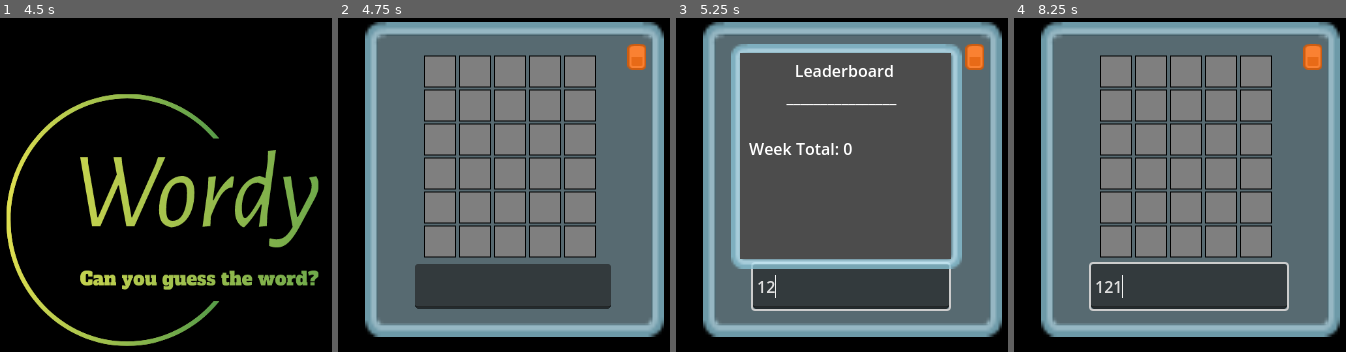
Above: before the commit, frames 1-4 (left to right).
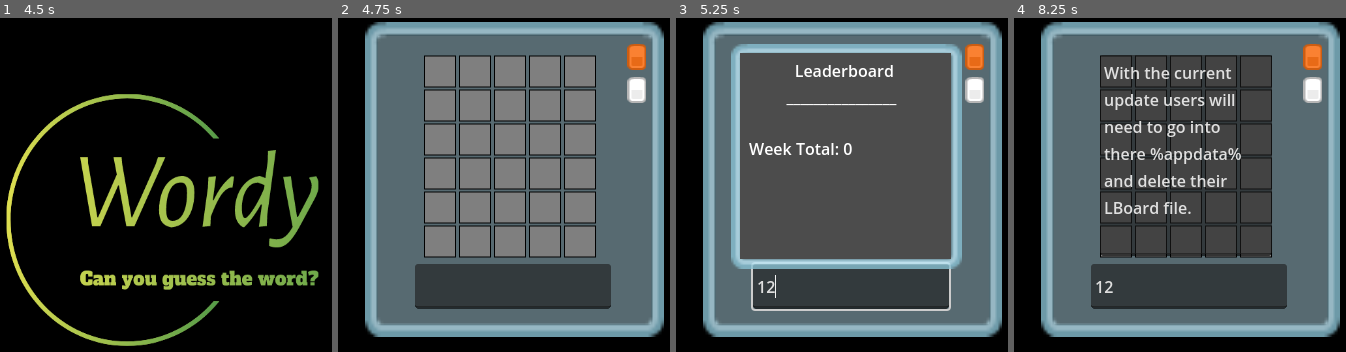
Above: after the commit, the same moments.

Repository: KindaWrks/Wordy
Game: Godot game, scene res://boot_up.tscn
The game is run twice, just before and just after one commit, with the same random seed, the same clock (stepped at 60 frames per second) and the same inputs.
Inputs (mouse positions are in pixels of both pictures, inside the frame that each line leads up to):
- Up to frame 1 (4.5 s): tap Enter at 0.5, 2, 3.5 s; move the mouse to (265, 198) at 0.52 s; tap 1 (Show_LB) at 0.6, 2.1, 3.6 s; click (265, 198) at 0.67 s; tap Space at 1.25, 2.75, 4.25 s; drag from (96, 238) to (156, 298) at 1.27 s; move the mouse to (215, 131) at 2.02 s; click (215, 131) at 2.17 s; drag from (156, 298) to (56, 158) at 2.77 s; move the mouse to (295, 278) at 3.52 s; click (295, 278) at 3.67 s; drag from (56, 158) to (116, 118) at 4.27 s
- Up to frame 2 (4.75 s): no input
- Up to frame 3 (5.25 s): click (851, 285) at 5.02 s; type "12" at 5.1 s
- Up to frame 4 (8.25 s): click (1312, 88) at 5.77 s; click (1312, 88) at 6.52 s; click (1312, 88) at 7.27 s; move the mouse to (1189, 31) at 8.02 s; tap 1 (Show_LB) at 8.1 s; click (1189, 31) at 8.17 s

Frame 1 is identical in both runs. In frame 2, 0.4% of the frame differs, in the area x 87-93%, y 17-26%; in frame 3, 0.4%; in frame 4, 28%, in the area x 22-93%, y 11-88%.

Commit message:
minor additions and update source changed

Diff:
--- a/LeaderBoard.gd
+++ b/LeaderBoard.gd
@@ -17,13 +17,15 @@
 	var attempts = get_parent().attempts
 	show_hide_lb()
 
-	if get_current_weekday() == "Saturday":
+	# Check for new week and reset leaderboard if it's Monday
+	if get_current_weekday() == "Monday":
+		reset_leaderboard()
 		update_lb_label()
 
 func load_leaderboard():
 	var file = FileAccess.open(LEADERBOARD_FILE, FileAccess.READ)
 	if FileAccess.file_exists(LEADERBOARD_FILE):
-		FileAccess.open(LEADERBOARD_FILE, FileAccess.READ)
+		file.open(LEADERBOARD_FILE, FileAccess.READ)
 		while not file.eof_reached():
 			var line = file.get_line().strip_edges()
 			if line != "":
@@ -34,7 +36,7 @@
 
 func save_leaderboard():
 	var file = FileAccess.open(LEADERBOARD_FILE, FileAccess.WRITE)
-	FileAccess.open(LEADERBOARD_FILE, FileAccess.WRITE)
+	file.open(LEADERBOARD_FILE, FileAccess.WRITE)
 	for date_key in leaderboard_data.keys():
 		file.store_line(date_key + ": " + str(leaderboard_data[date_key]))
 	file.close()
@@ -68,22 +70,14 @@
 	if Input.is_action_just_pressed("Show_LB"):
 		LBoard.visible = !LBoard.visible
 
-
 func get_current_weekday():
 	var day = Time.get_datetime_dict_from_system()
-	return ["Sunday", "Monday", "Tuesday", "Wednesday", "Thursday", "Friday", "Saturday"][day.weekday]
-
-func check_new_week():
-	var current_date = get_current_weekday()
-	if current_date not in leaderboard_data:
-		return true
-	else:
-		return false
+	return ["Monday", "Tuesday", "Wednesday", "Thursday", "Friday", "Saturday", "Sunday"][day.weekday]
 
 func calculate_week_total():
 	var week_total = 0
 	var current_weekday = Time.get_datetime_dict_from_system().weekday
-	var days_of_week = ["Sunday", "Monday", "Tuesday", "Wednesday", "Thursday", "Friday", "Saturday"]
+	var days_of_week = ["Monday", "Tuesday", "Wednesday", "Thursday", "Friday", "Saturday", "Sunday"]
 
 	for day_key in leaderboard_data.keys():
 		var day_index = days_of_week.find(day_key)
@@ -91,3 +85,7 @@
 			week_total += leaderboard_data[day_key]
 
 	return week_total
+
+func reset_leaderboard():
+	leaderboard_data.clear()
+	save_leaderboard()
--- a/wordy.gd
+++ b/wordy.gd
@@ -14,6 +14,8 @@
 @onready var fireworks = $fireworks
 @onready var fireworks_mirror = $fireworks/mirrored
 @onready var leaderboard = $LeaderBoard
+@onready var PNTextEdit = $SquareWhite/PNTextEdit
+var PNText = "res://Patch Notes/patch_notes.txt"
 
 func _ready():
 	get_viewport().transparent_bg = true
@@ -188,3 +190,11 @@
 	sprite.position = Vector2(x, y)  # Set the position of the sprite
 
 	return sprite
+
+
+func _on_pn_button_pressed():
+	PNTextEdit.visible = !PNTextEdit.visible
+	var file = FileAccess.open(PNText, FileAccess.READ)
+	var patchnotes = file.get_as_text()
+	PNTextEdit.text = patchnotes
+	print("PN CLICK")
--- a/wordy.tscn
+++ b/wordy.tscn
@@ -4,10 +4,10 @@
 [ext_resource type="Texture2D" uid="uid://i8luo8p23bed" path="res://UI/glassPanel.png" id="2_hjf1n"]
 [ext_resource type="Texture2D" uid="uid://cv4od2tfw4mvp" path="res://UI/blankLetterbacking.png" id="3_m3vb4"]
 [ext_resource type="Texture2D" uid="uid://pd518itkla8c" path="res://UI/squareRed.png" id="4_bjg4d"]
-[ext_resource type="Script" path="res://version_manager.gd" id="5_l0xw8"]
 [ext_resource type="Texture2D" uid="uid://ckfqf8nvc3f8u" path="res://Effects/fireworks 1.png" id="6_x6v86"]
 [ext_resource type="Texture2D" uid="uid://w04omceysl8q" path="res://Effects/fireworks 2.png" id="7_3v8fy"]
 [ext_resource type="Texture2D" uid="uid://by6dilb4s1xy6" path="res://Effects/fireworks 3.png" id="8_2ht8c"]
+[ext_resource type="Texture2D" uid="uid://cky7jmdvniq11" path="res://UI/squareWhite.png" id="9_i1a55"]
 [ext_resource type="Script" path="res://LeaderBoard.gd" id="9_jr2qa"]
 
 [sub_resource type="RectangleShape2D" id="RectangleShape2D_q8ti4"]
@@ -141,28 +141,6 @@
 position = Vector2(322, 39)
 texture = ExtResource("4_bjg4d")
 
-[node name="VersionManager" type="Node" parent="."]
-script = ExtResource("5_l0xw8")
-
-[node name="UCDialog" type="AcceptDialog" parent="VersionManager"]
-title = "Wordy Update"
-position = Vector2i(100, 70)
-size = Vector2i(214, 106)
-dialog_text = "      Update completed
-Please replace Wordy.exe"
-
-[node name="UDDialog" type="Window" parent="VersionManager"]
-title = "Wordy Update"
-position = Vector2i(100, 70)
-size = Vector2i(200, 70)
-visible = false
-
-[node name="Label" type="Label" parent="VersionManager/UDDialog"]
-offset_right = 40.0
-offset_bottom = 23.0
-text = "
-    Updating, Please wait."
-
 [node name="AudioStreamPlayer" type="AudioStreamPlayer" parent="."]
 stream = SubResource("AudioStreamMP3_q50a0")
 
@@ -210,7 +188,26 @@
 z_index = 1
 layout_mode = 2
 
+[node name="SquareWhite" type="Sprite2D" parent="."]
+position = Vector2(322, 72)
+texture = ExtResource("9_i1a55")
+
+[node name="PNButton" type="Button" parent="SquareWhite"]
+self_modulate = Color(1, 1, 1, 0)
+offset_left = -8.0
+offset_top = -10.0
+offset_right = 7.0
+offset_bottom = 9.0
+
+[node name="PNTextEdit" type="TextEdit" parent="SquareWhite"]
+visible = false
+offset_left = -213.0
+offset_top = -35.0
+offset_right = -41.0
+offset_bottom = 166.0
+wrap_mode = 1
+
 [connection signal="text_submitted" from="LineEdit" to="." method="_on_line_edit_text_submitted"]
 [connection signal="input_event" from="Area2Ddragarea" to="." method="_on_area_2d_input_event"]
 [connection signal="input_event" from="Area2Dclose" to="." method="_on_area_2_dclose_input_event"]
-[connection signal="confirmed" from="VersionManager/UCDialog" to="VersionManager" method="_on_accept_dialog_confirmed"]
+[connection signal="pressed" from="SquareWhite/PNButton" to="." method="_on_pn_button_pressed"]
Not shown, added: Patch Notes/patch_notes.txt
Binary file added: UI/squareWhite.png
Not shown, added: UI/squareWhite.png.import
